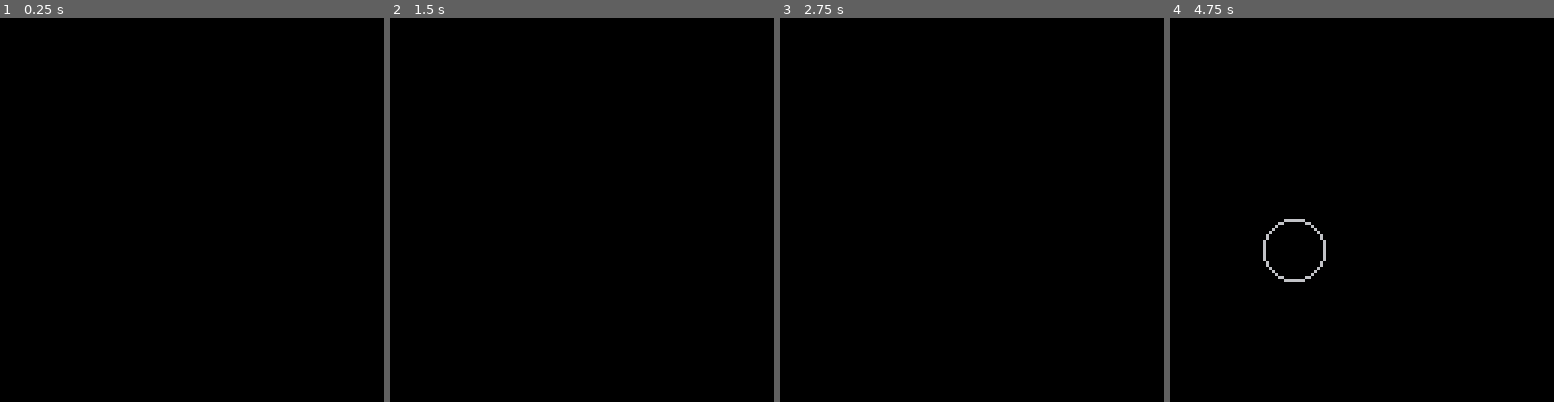
Above: before the commit, frames 1-4 (left to right).
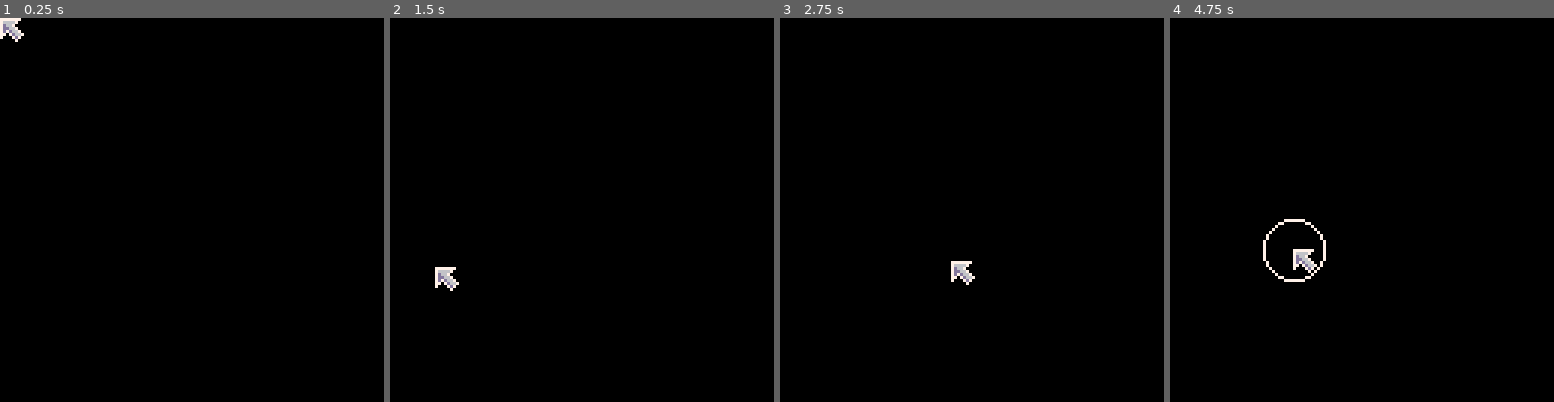
Above: after the commit, the same moments.

Repository: wesen/carts
Game: PICO-8 cartridge games/gamedevgame/gamedevgame.p8
Two runs of this game, one before a commit and one after it. Both use one fixed random seed, a clock stepped at 60 frames per second and the inputs below.
Inputs (mouse positions are in pixels of both pictures, inside the frame that each line leads up to):
- Up to frame 1 (0.25 s): no input
- Up to frame 2 (1.5 s): click (670, 121) at 0.67 s; click (436, 267) at 1.22 s
- Up to frame 3 (2.75 s): click (887, 114) at 1.77 s; click (952, 259) at 2.32 s
- Up to frame 4 (4.75 s): click (1404, 106) at 2.87 s; click (1465, 256) at 3.42 s; click (1231, 102) at 3.97 s; click (1292, 248) at 4.52 s

The runs differ from the first frame. In frame 1, 0.3% of the frame differs, in the area x 0-7%, y 0-7%; in frame 2, 0.3%; in frame 3, 0.3%; in frame 4, 0.6%, in the area x 24-41%, y 52-69%.

Commit message:
Dot + cursor

Diff:
--- a/games/gamedevgame/gamedevgame.p8
+++ b/games/gamedevgame/gamedevgame.p8
@@ -819,11 +819,11 @@
   -- self.circle_t+=2
   self.circle_t*=1.2
   circ(self.circle_x,self.circle_y,self.circle_t,7)
-  darken((15-self.circle_t)/15*30+10)
+  -- darken((15-self.circle_t)/15*30+10)
   -- pal(7,5)
  end
 
- -- spr(1,glb_mouse_x+self.shkx,glb_mouse_y+self.shky)
+ spr(1,glb_mouse_x,glb_mouse_y)
  -- pal()
 
 
--- a/games/gamedevgame/mouse.lua
+++ b/games/gamedevgame/mouse.lua
@@ -49,11 +49,11 @@
   -- self.circle_t+=2
   self.circle_t*=1.2
   circ(self.circle_x,self.circle_y,self.circle_t,7)
-  darken((15-self.circle_t)/15*30+10)
+  -- darken((15-self.circle_t)/15*30+10)
   -- pal(7,5)
  end
 
- -- spr(1,glb_mouse_x+self.shkx,glb_mouse_y+self.shky)
+ spr(1,glb_mouse_x,glb_mouse_y)
  -- pal()
 
 
